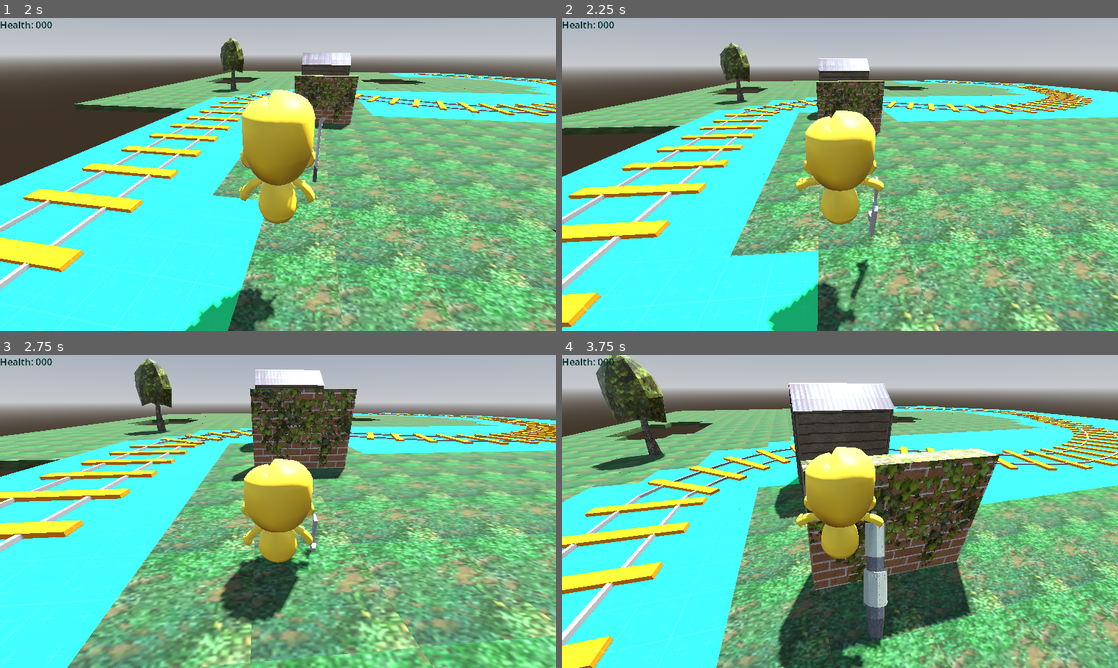
Above: before the commit, frames 1-4 (two rows, left to right).
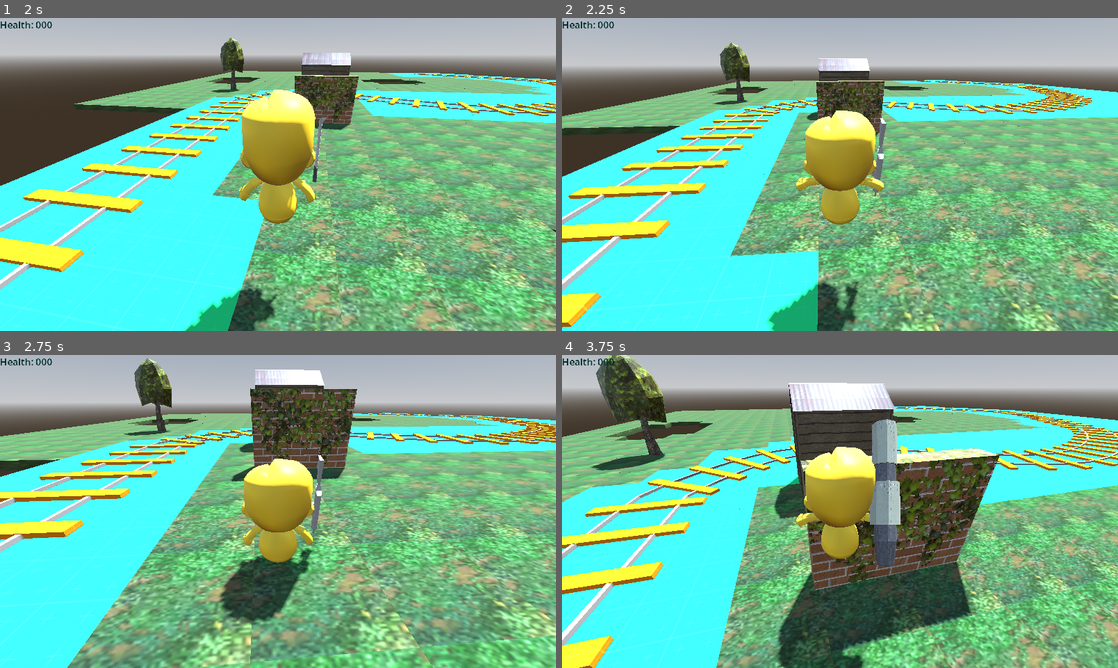
Above: after the commit, the same moments.

Repository: steelx/3d-train-fps
Game: Godot game, scene res://scenes/Level_1.tscn
Same seed, same stepped clock (60 frames per second), same inputs: the game is played once before the commit and once after it.
Inputs (mouse positions are in pixels of both pictures, inside the frame that each line leads up to):
- Up to frame 1 (2 s): tap Enter at 0.5 s; move the mouse to (305, 174) at 0.52 s; hold W (move_forward) from 0.53 s (still down); tap 0 at 0.6 s; tap Space (jump) at 0.77, 1.52 s; move the mouse to (250, 174) at 1.27 s; tap 1 at 1.35 s
- Up to frame 2 (2.25 s): keep holding W (move_forward); move the mouse to (851, 168) at 2.02 s; tap 2 at 2.1 s
- Up to frame 3 (2.75 s): keep holding W (move_forward)
- Up to frame 4 (3.75 s): keep holding W (move_forward); move the mouse to (834, 517) at 2.77 s; tap 3 at 2.85 s; tap Space (jump) at 3.02 s; move the mouse to (878, 514) at 3.52 s; tap 4 at 3.6 s

Frame 1 is identical in both runs. In frame 2, 0.7% of the frame differs, in the area x 49-59%, y 32-100%; in frame 3, 0.4%; in frame 4, 3.1%, in the area x 51-61%, y 20-100%.

Commit message:
fix: refactored current_weapon set

Diff:
--- a/scenes/components/WeaponManager.gd
+++ b/scenes/components/WeaponManager.gd
@@ -4,22 +4,29 @@
 signal e_machete_body_entered(body: Node3D)
 
 enum WeaponSlots { MACHETE, MACHINE_GUN, SHOTGUN, ROCKET_LAUNCHER }
-var slots_available := {
+@export var slots_available := {
 	WeaponSlots.MACHETE: true,
 	WeaponSlots.MACHINE_GUN: true,
 	WeaponSlots.SHOTGUN: true,
 	WeaponSlots.ROCKET_LAUNCHER: true
 }
 
-@onready var weapons := $Weapons.get_children()
-var current_weapon: Node3D = null
+@onready var weapons = $Weapons.get_children()
+var current_weapon: Node3D = null:
+	set(value):
+		current_weapon = value
+		if current_weapon != null:
+			if current_weapon.has_method("set_active"):
+				current_weapon.set_active()
+			else:
+				current_weapon.show()
+
 var current_slot := WeaponSlots.MACHETE
 
 
 func _ready() -> void:
 	# Set the machete as the current weapon
 	current_weapon = $Weapons/Machete
-	current_weapon.show()
 
 
 func switch_to_next_weapon() -> void:
@@ -47,10 +54,6 @@
 	# Show the new weapon
 	current_slot = slot_index
 	current_weapon = weapons[slot_index]
-	if current_weapon.has_method("set_active"):
-		current_weapon.set_active()
-	else:
-		current_weapon.show()
 
 
 func disable_all_weapons() -> void:
--- a/scenes/components/WeaponManager.tscn
+++ b/scenes/components/WeaponManager.tscn
@@ -164,22 +164,22 @@
 tracks/0/interp = 1
 tracks/0/loop_wrap = true
 tracks/0/keys = {
-"times": PackedFloat32Array(0, 0.5),
-"transitions": PackedFloat32Array(1, 1),
-"update": 0,
-"values": [Vector3(0, -0.699344, 0.0635767), Vector3(0, -0.699344, 0.0635767)]
-}
-tracks/1/type = "value"
-tracks/1/imported = false
-tracks/1/enabled = true
-tracks/1/path = NodePath("Model:rotation")
-tracks/1/interp = 1
-tracks/1/loop_wrap = true
-tracks/1/keys = {
-"times": PackedFloat32Array(0, 0.5),
-"transitions": PackedFloat32Array(1, 1),
-"update": 0,
-"values": [Vector3(-1.71702, 0, 0), Vector3(-1.71702, 0, 0)]
+"times": PackedFloat32Array(0),
+"transitions": PackedFloat32Array(1),
+"update": 0,
+"values": [Vector3(0, 0.386667, 0.0635767)]
+}
+tracks/1/type = "value"
+tracks/1/imported = false
+tracks/1/enabled = true
+tracks/1/path = NodePath("Model:rotation")
+tracks/1/interp = 1
+tracks/1/loop_wrap = true
+tracks/1/keys = {
+"times": PackedFloat32Array(0),
+"transitions": PackedFloat32Array(1),
+"update": 0,
+"values": [Vector3(-1.71702, 0, 0)]
 }
 
 [sub_resource type="AnimationLibrary" id="AnimationLibrary_s85jj"]
@@ -226,22 +226,22 @@
 tracks/0/interp = 1
 tracks/0/loop_wrap = true
 tracks/0/keys = {
-"times": PackedFloat32Array(0, 0.1, 0.3, 0.4),
-"transitions": PackedFloat32Array(1, 1, 1, 1),
-"update": 0,
-"values": [Vector3(0, 0, 0), Vector3(0, -0.0635767, 0.0874181), Vector3(0, -0.0635767, 0.0715237), Vector3(0, 0, 0)]
-}
-tracks/1/type = "value"
-tracks/1/imported = false
-tracks/1/enabled = true
-tracks/1/path = NodePath("Model:rotation")
-tracks/1/interp = 1
-tracks/1/loop_wrap = true
-tracks/1/keys = {
-"times": PackedFloat32Array(0, 0.1, 0.3, 0.4),
-"transitions": PackedFloat32Array(1, 1, 1, 1),
-"update": 0,
-"values": [Vector3(0, 0, 0), Vector3(0.0298975, 0, 0), Vector3(-0.00466003, 0, 0), Vector3(0, 0, 0)]
+"times": PackedFloat32Array(0, 0.3, 0.4),
+"transitions": PackedFloat32Array(1, 1, 1),
+"update": 0,
+"values": [Vector3(0, 0.490719, 0), Vector3(0, 0.490719, 0), Vector3(0, 0.490719, 0.0512345)]
+}
+tracks/1/type = "value"
+tracks/1/imported = false
+tracks/1/enabled = true
+tracks/1/path = NodePath("Model:rotation")
+tracks/1/interp = 1
+tracks/1/loop_wrap = true
+tracks/1/keys = {
+"times": PackedFloat32Array(0, 0.3, 0.4),
+"transitions": PackedFloat32Array(1, 1, 1),
+"update": 0,
+"values": [Vector3(0, 0, 0), Vector3(0.0326726, 0, 0), Vector3(0.0326726, 0, 0)]
 }
 
 [sub_resource type="Animation" id="Animation_4lig5"]
@@ -257,7 +257,7 @@
 "times": PackedFloat32Array(0, 1),
 "transitions": PackedFloat32Array(1, 1),
 "update": 0,
-"values": [Vector3(0, -0.19073, 0.00794744), Vector3(0, -0.19073, 0.00794744)]
+"values": [Vector3(0, 0.313876, -0.125467), Vector3(0, 0.313876, -0.125467)]
 }
 tracks/1/type = "value"
 tracks/1/imported = false
@@ -269,7 +269,7 @@
 "times": PackedFloat32Array(0, 1),
 "transitions": PackedFloat32Array(1, 1),
 "update": 0,
-"values": [Vector3(-1.19337, 0, 0), Vector3(-1.19337, 0, 0)]
+"values": [Vector3(-0.629192, 0, 0), Vector3(-0.642614, 0.0180642, 0)]
 }
 
 [sub_resource type="AnimationLibrary" id="AnimationLibrary_gbpse"]
@@ -315,22 +315,22 @@
 tracks/0/interp = 1
 tracks/0/loop_wrap = true
 tracks/0/keys = {
-"times": PackedFloat32Array(0, 0.3, 0.8, 1),
-"transitions": PackedFloat32Array(1, 1, 1, 1),
-"update": 0,
-"values": [Vector3(0, -1.48611, -0.349673), Vector3(0, -0.92981, -0.937757), Vector3(0, -1.29538, -0.532456), Vector3(0, -0.92981, -0.937757)]
-}
-tracks/1/type = "value"
-tracks/1/imported = false
-tracks/1/enabled = true
-tracks/1/path = NodePath("Model:rotation")
-tracks/1/interp = 1
-tracks/1/loop_wrap = true
-tracks/1/keys = {
-"times": PackedFloat32Array(0, 0.3, 0.8, 1),
-"transitions": PackedFloat32Array(1, 1, 1, 1),
-"update": 0,
-"values": [Vector3(-0.991696, 0, 0), Vector3(0.804195, 0, 0), Vector3(0.804195, 0, 0), Vector3(0.804195, 0, 0)]
+"times": PackedFloat32Array(0, 0.5, 1),
+"transitions": PackedFloat32Array(1, 1, 1),
+"update": 0,
+"values": [Vector3(0, 0.279595, 0), Vector3(0, 0.726222, -0.408154), Vector3(0, 0.695962, -0.350534)]
+}
+tracks/1/type = "value"
+tracks/1/imported = false
+tracks/1/enabled = true
+tracks/1/path = NodePath("Model:rotation")
+tracks/1/interp = 1
+tracks/1/loop_wrap = true
+tracks/1/keys = {
+"times": PackedFloat32Array(0, 0.5, 1),
+"transitions": PackedFloat32Array(1, 1, 1),
+"update": 0,
+"values": [Vector3(-0.991696, 0, 0), Vector3(0.836798, 0, 0), Vector3(0.871373, 0, 0)]
 }
 
 [sub_resource type="Animation" id="Animation_nmjil"]
@@ -343,22 +343,22 @@
 tracks/0/interp = 1
 tracks/0/loop_wrap = true
 tracks/0/keys = {
-"times": PackedFloat32Array(0, 0.3, 1),
-"transitions": PackedFloat32Array(1, 1, 1),
-"update": 0,
-"values": [Vector3(0, -1.48611, -0.349673), Vector3(0, -1.48611, -0.349673), Vector3(0, -1.48611, -0.349673)]
-}
-tracks/1/type = "value"
-tracks/1/imported = false
-tracks/1/enabled = true
-tracks/1/path = NodePath("Model:rotation")
-tracks/1/interp = 1
-tracks/1/loop_wrap = true
-tracks/1/keys = {
-"times": PackedFloat32Array(0, 0.3, 1),
-"transitions": PackedFloat32Array(1, 1, 1),
-"update": 0,
-"values": [Vector3(-0.982638, 0, 0), Vector3(-0.991696, 0, 0), Vector3(-0.982638, 0, 0)]
+"times": PackedFloat32Array(0),
+"transitions": PackedFloat32Array(1),
+"update": 0,
+"values": [Vector3(0, 0.280166, -0.25556)]
+}
+tracks/1/type = "value"
+tracks/1/imported = false
+tracks/1/enabled = true
+tracks/1/path = NodePath("Model:rotation")
+tracks/1/interp = 1
+tracks/1/loop_wrap = true
+tracks/1/keys = {
+"times": PackedFloat32Array(0),
+"transitions": PackedFloat32Array(1),
+"update": 0,
+"values": [Vector3(-0.982638, 0, 0)]
 }
 
 [sub_resource type="AnimationLibrary" id="AnimationLibrary_db0hl"]
@@ -374,6 +374,7 @@
 [node name="Weapons" type="Node3D" parent="."]
 
 [node name="Machete" type="Node3D" parent="Weapons"]
+visible = false
 
 [node name="Model" parent="Weapons/Machete" instance=ExtResource("2_lfm1g")]
 transform = Transform3D(0.5, 0, 0, 0, 0.5, 0, 0, 0, 0.5, 0, 0, 0)
--- a/scenes/player/Player.tscn
+++ b/scenes/player/Player.tscn
@@ -66,11 +66,11 @@
 transform = Transform3D(1, 0, 0, 0, 1, 0, 0, 0, 1, 0, 0.137715, 0)
 
 [node name="Skeleton3D" parent="Character/KayKit Animated Character2" index="0"]
-bones/0/rotation = Quaternion(-0.000735123, 0, 2.68692e-18, 1)
-bones/1/rotation = Quaternion(0.0454681, 1.4519e-26, -1.5371e-17, 0.998966)
-bones/2/rotation = Quaternion(-0.685668, -0.172914, 0.685606, -0.172929)
+bones/0/rotation = Quaternion(-0.000567963, 0, 2.07594e-18, 1)
+bones/1/rotation = Quaternion(0.0451494, 8.27546e-27, -1.5371e-17, 0.99898)
+bones/2/rotation = Quaternion(-0.685723, -0.172662, 0.685679, -0.172673)
 bones/3/rotation = Quaternion(0.606617, -0.606617, 0.36334, 0.36334)
-bones/4/rotation = Quaternion(-0.70481, 0.2866, 0.646695, 0.0537512)
+bones/4/rotation = Quaternion(-0.704913, 0.286364, 0.646705, 0.0535384)
 bones/5/rotation = Quaternion(0.300506, -0.376591, 0.679877, 0.55285)
 
 [node name="Hand" type="Marker3D" parent="Character"]
